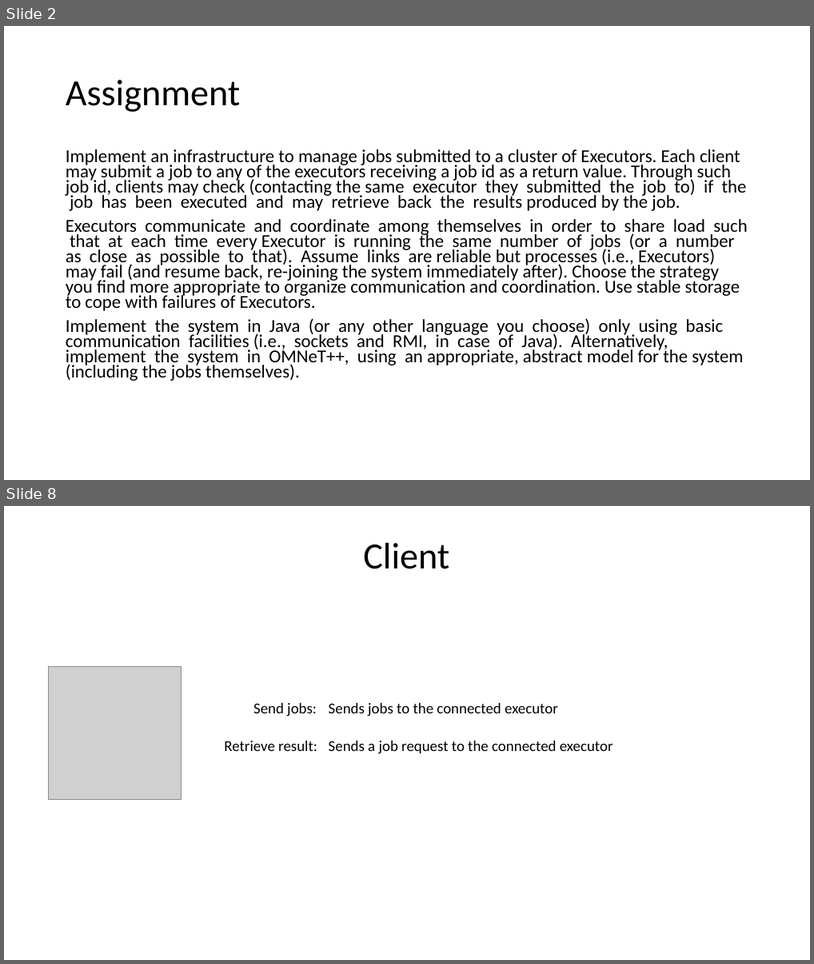
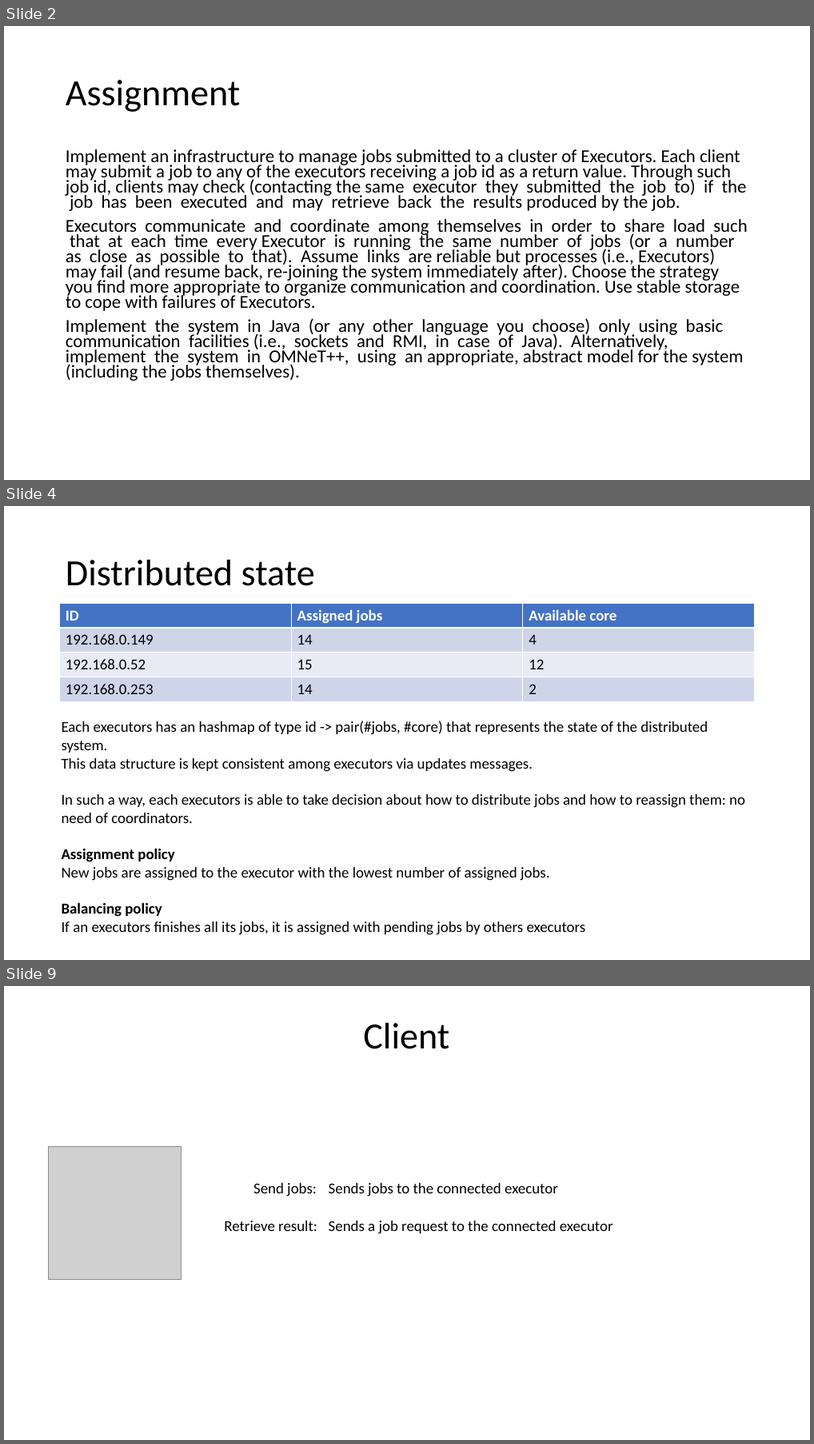
Before and after one commit to Alenichel/MartinaNichelini-DistributedJobScheduling, a slide deck: doc/Presentation.pptx. Shown one above the other, each under a label of ours: slides 2 and 8 before the commit, slides 2, 4 and 9 after it; the slides between them are not shown. The pictures are 814x964 and 814x1444 pixels, drawn with LibreOffice and Linux fonts; fonts in the diff are those of the drawing; grey boxes stand for pictures. Boxes give left, top, right and bottom in pixels: in the first picture for what was removed or moved away, otherwise in the second. Text is boxed around its words. In the diff, an @@ line names an element or a change of style, - is before the commit and + after.

```diff
--- a/doc/Presentation.pptx
+++ b/doc/Presentation.pptx
@@ slide 4 added at bbox=[4, 506, 810, 960], background #FFFFFF @@
@@ title added at bbox=[66, 560, 315, 586], 44 pt, text #000000 @@
+Distributed state
@@ table added at bbox=[60, 604, 754, 701], 4 rows, 3 columns @@
+ID | Assigned jobs | Available core
+192.168.0.149 | 14 | 4
+192.168.0.52 | 15 | 12
+192.168.0.253 | 14 | 2
@@ text added at bbox=[62, 720, 746, 935], 18 pt, text #000000 @@
+Each executors has an hashmap of type id -> pair(#jobs, #core) that represents the state of the distributed system.
+This data structure is kept consistent among executors via updates messages.
+In such a way, each executors is able to take decision about how to distribute jobs and how to reassign them: no need of coordinators.
+Assignment policy
+New jobs are assigned to the executor with the lowest number of assigned jobs.
+Balancing policy
+If an executors finishes all its jobs, it is assigned with pending jobs by others executors
@@ what was slide 8 is now slide 9 @@
```
Also in this commit, not shown: 5 slides changed, 1 slide removed, 1 other file.
